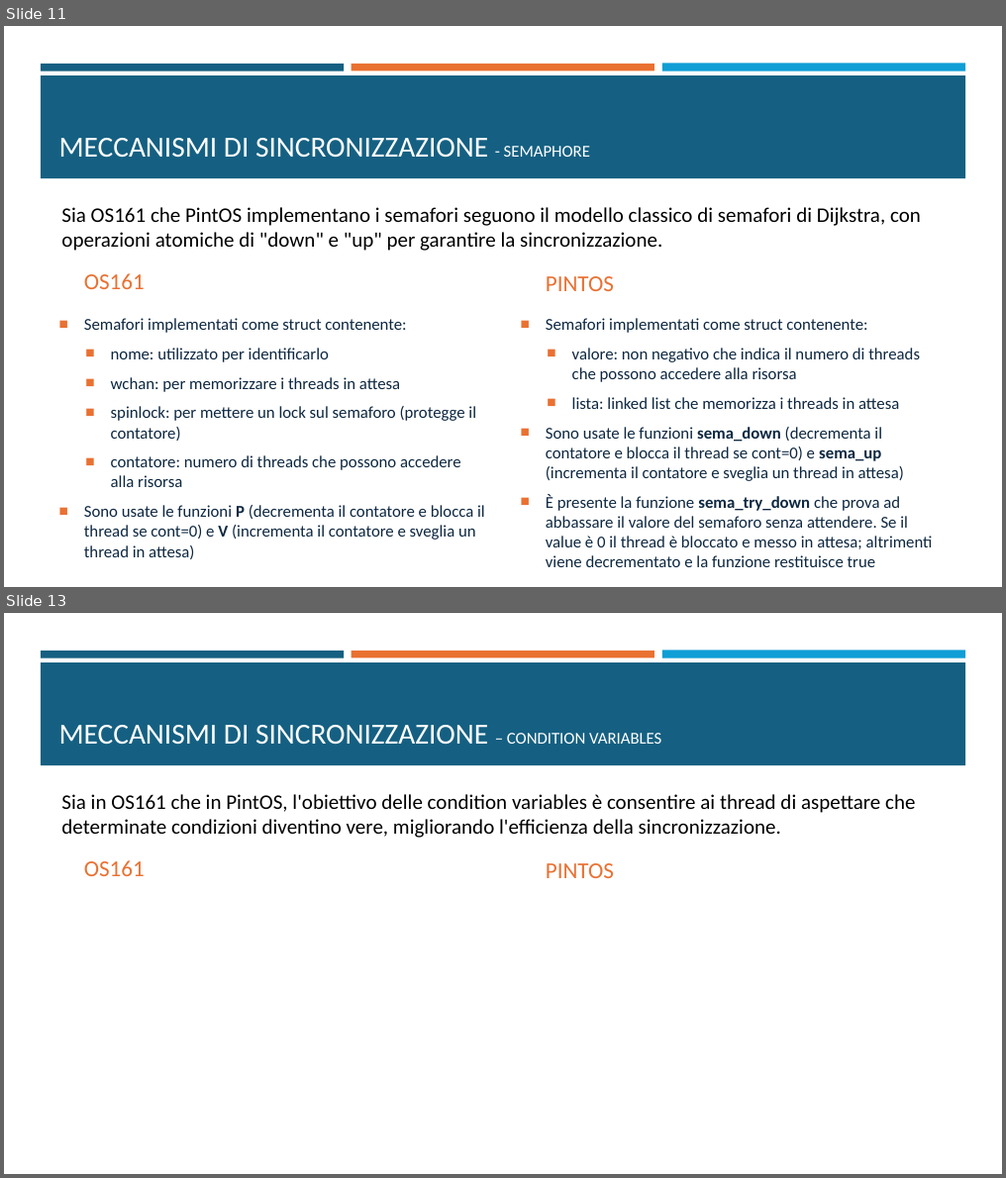
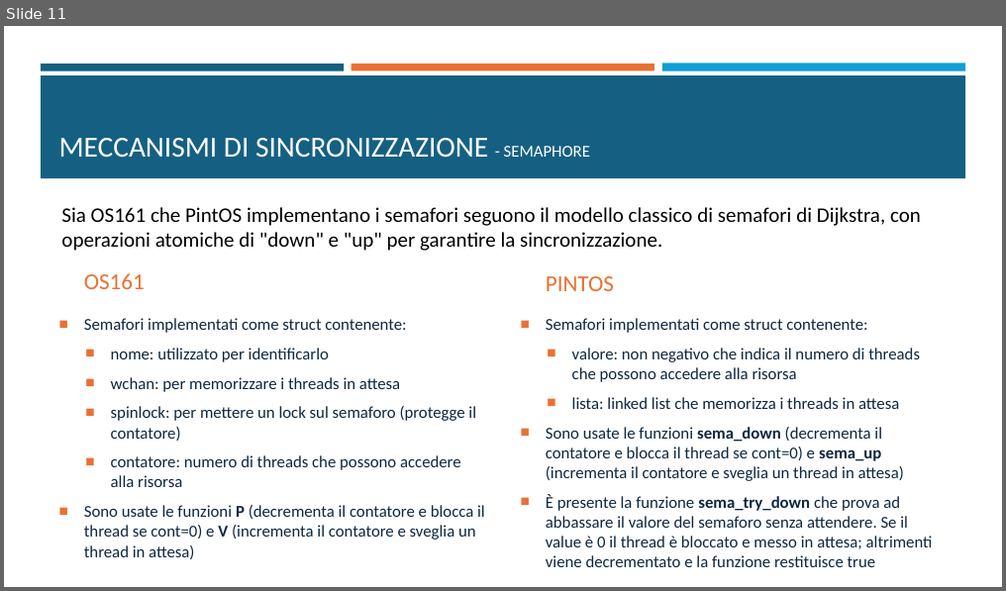
Before and after one commit to fraancyM/PintOS, a slide deck: Progetto_SO.pptx. Shown one above the other, each under a label of ours: slides 11 and 13 before the commit, slide 11 after it; the slides between them are not shown. The pictures are 1006x1178 and 1006x591 pixels, drawn with LibreOffice and Linux fonts; fonts in the diff are those of the drawing. Boxes give left, top, right and bottom in pixels: in the first picture for what was removed or moved away, otherwise in the second. Text is boxed around its words. In the diff, an @@ line names an element or a change of style, - is before the commit and + after.

```diff
--- a/Progetto_SO.pptx
+++ b/Progetto_SO.pptx
@@ slide 13 removed at (x1=4, y1=613, x2=1002, y2=1174), background #FFFFFF; not listed: 4 template elements that a slide beside it also shows @@
@@ title removed at (x1=59, y1=725, x2=661, y2=745) @@
-MECCANISMI DI SINCRONIZZAZIONE – CONDITION VARIABLES
@@ text removed at (x1=61, y1=794, x2=915, y2=838) @@
-Sia in OS161 che in PintOS, l'obiettivo delle condition variables è consentire ai thread di aspettare che determinate condizioni diventino vere, migliorando l'efficienza della sincronizzazione.
@@ text removed at (x1=84, y1=861, x2=145, y2=876) @@
-OS161
@@ text removed at (x1=546, y1=863, x2=614, y2=878) @@
-PINTOS
```
Also in this commit, not shown: 1 slide changed, 1 slide added.
